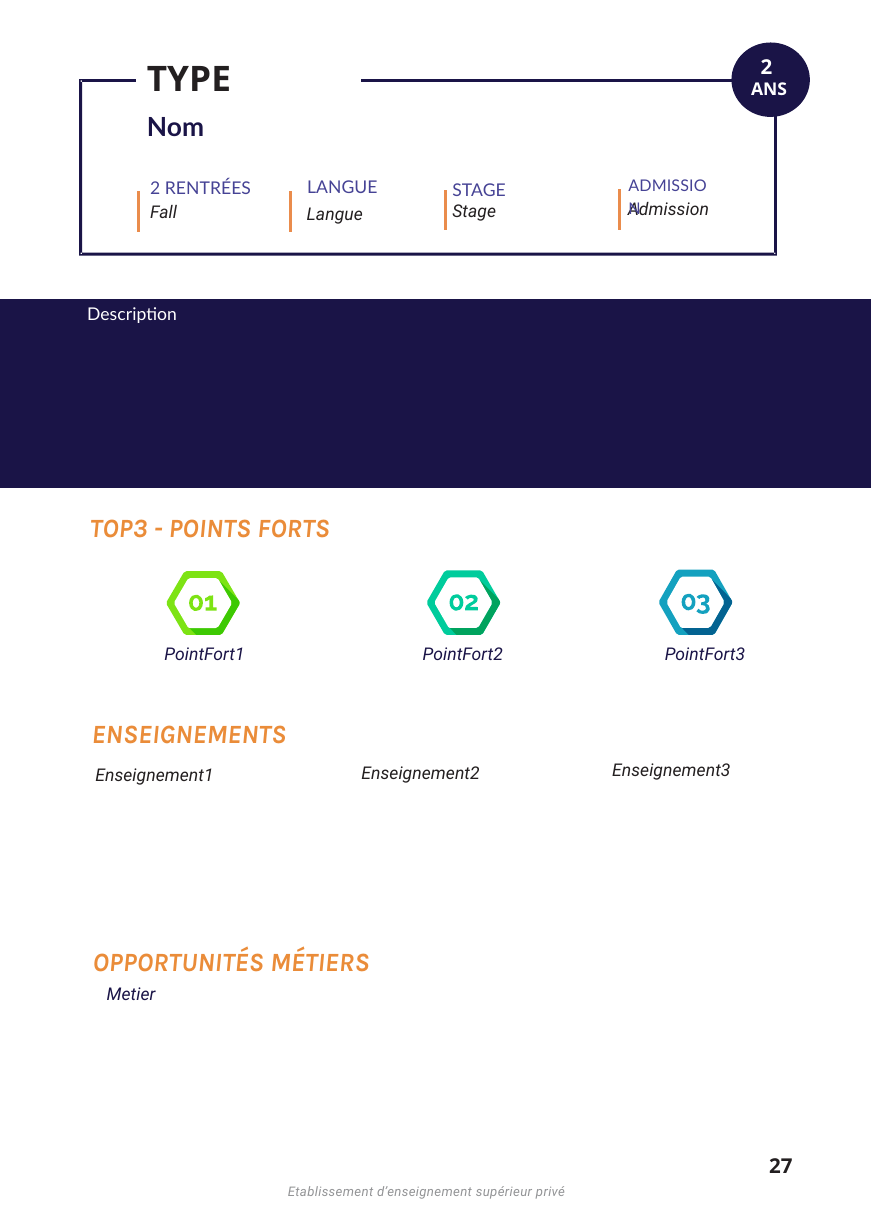
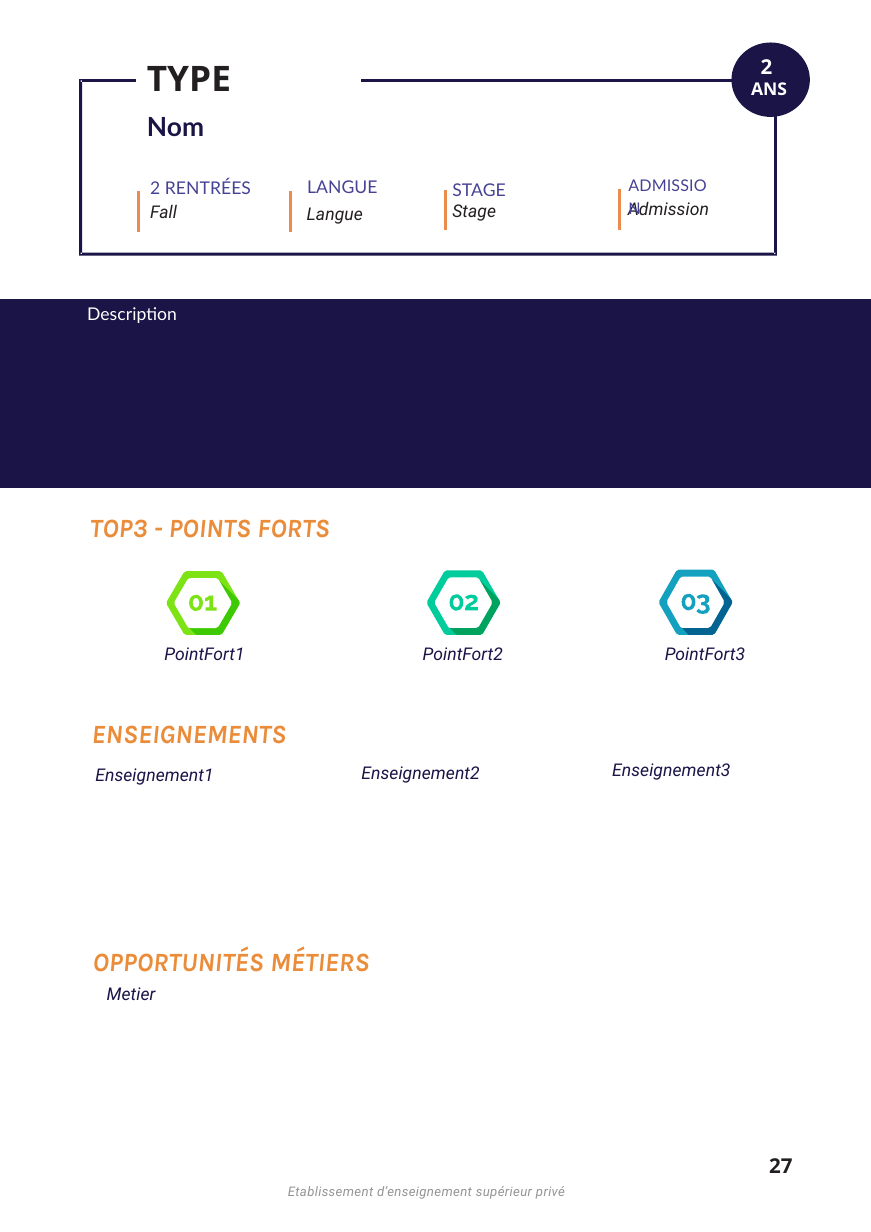
Before and after one commit to ILCI-Clement/Formations, a slide deck: slide 11 of template.pptx. Drawn at 871x1232 pixels with LibreOffice and Linux fonts; fonts in the diff are those of the drawing. Boxes give left, top, right and bottom in pixels: in the first picture for what was removed or moved away, otherwise in the second. Text is boxed around its words. In the diff, an @@ line names an element or a change of style, - is before the commit and + after.

```diff
--- a/template.pptx
+++ b/template.pptx
@@ text colour #231F20 to #1A1447 in 3 elements at [95, 768, 213, 785], [361, 766, 479, 783], [612, 763, 730, 780] @@
```
Also in this commit, not shown: 3 other slides changed, 2 other files.
